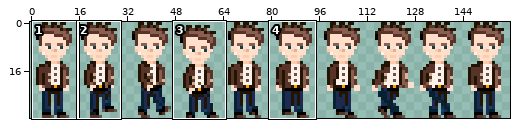
One commit to this pixel-art file: assets/sprites/Walk-Right.aseprite. Above, an overview of the earlier version with the close-up marked.
Close-up. As it was:
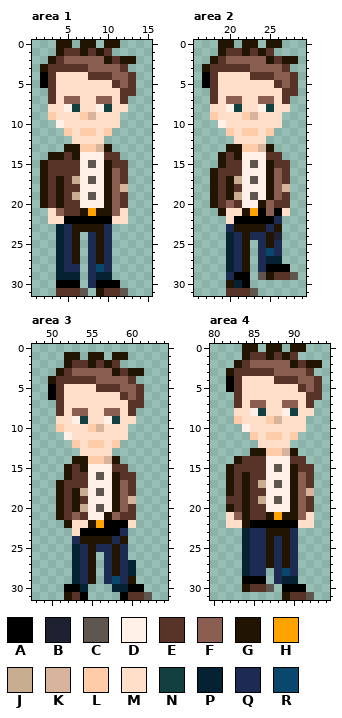
160x32 pixels, 1 frame. Shown: area 1: x 1..15, y 0..31; area 2: x 16..29, y 0..31; area 3: x 48..64, y 0..31; area 4: x 80..94, y 0..31. The commit also changed other parts of the picture, which this record leaves out.
Palette (. is transparent): A #000000  B #1e2132  C #5f574f  D #fff1e8  E #583327  F #8a5f51  G #211402  H #ffa300  J #c9ad90  K #d9b49c  L #ffccaa  M #ffdfca  N #123f3f  P #052132  Q #1d2b53  R #09476d
Pixels before, area 1, first column x 2:
 0 ..GG.GG.GG..
 1 ..GEEGEGE...
 2 .GEFFFFFGEGG
 3 GEEEEEFFFFE.
 4 AEMMMMEEEFFE
 5 AEMMMMMMMEFE
 6 .EMMMMMMMMEE
 7 .EMFFMMFFME.
 8 .MMDNMMDNMM.
 9 .LMMMLKMMM..
10 ..DMMMMMMM..
11 ...LMLLML...
12 ....MMMM....
13 ...GGLLKG...
14 .GGEGDDDEE..
15 GEEEEDCDGEE.
16 GEEEEDDDGFE.
17 GEGEJDCDGFE.
18 GEGEEDDDGFK.
19 GEGEJDCDGFE.
20 GEGEEDDDGFE.
21 .MFEEGHGGFM.
22 .MMAAAAAAMM.
23 ..PQGGGGQ...
24 ..PQG.QGQ...
25 ..PQG.QGQ...
26 ..PQG.QGQ...
27 ..PQG.QGQ...
28 ..PQQ.QRQ...
29 ..PPP.QPP...
30 ..AAA.QAAA..
31 ..EEEC.GEEC.
Pixels before, area 2, first column x 17:
 0 ..GG.GG.GG..
 1 ..GEEGEGE...
 2 .GEFFFFFGEGG
 3 GEEEEEFFFFE.
 4 AEMMMMEEEFFE
 5 AEMMMMMMMEFE
 6 .EMMMMMMMMEE
 7 .EMFFMMFFME.
 8 .MMDNMMDNMM.
 9 .LMMMLKMMM..
10 ..DMMMMMMM..
11 ...LMLLML...
12 ....MMMM....
13 ...GGLLKG...
14 ..GEGDDDEE..
15 ..GEEDCDGEE.
16 .GEEEDDDGFE.
17 .GEGJDCDGFE.
18 .GEGEDDDGFK.
19 .GEGJDCDGFE.
20 .GEFEDDGFEE.
21 ..GMMGHAFAM.
22 ...MAAAAAQ..
23 ...QGGGGQG..
24 ...PQGQQGB..
25 ...PQG.QGQ..
26 ...PQG.QRQ..
27 ...PQG.QPP..
28 ...PQG.QAAA.
29 ...QAA.CGEEC
30 ...GPA......
31 ...EEEC.....
Pixels before, area 3, first column x 50:
 1 ..GG.GG.GG...
 2 ..GEEGEGE....
 3 .GEFFFFFGEGG.
 4 GEEEEEFFFFE..
 5 AEMMMMEEEFFE.
 6 AEMMMMMMMEFE.
 7 .EMMMMMMMMEE.
 8 .EMFFMMFFME..
 9 .MMDNMMDNMM..
10 .LMMMLKMMM...
11 ..DMMMMMMM...
12 ...LMLLML....
13 ....MMMM.....
14 ...GGLLKG....
15 ..GEGDDDEE...
16 ..GEEDCDGEE..
17 .GEEEDDDGFE..
18 .GEGJDCDGFE..
19 .GEGEDDDGFK..
20 .GEGJDCDGFE..
21 .GEFEDDGFEE..
22 ..GMMGHAAAM..
23 ...MAAAAAQ...
24 ...QGGGGQG...
25 ...PQGQQGQ...
26 ...PQG.QGQ...
27 ...PQG.QGQP..
28 ...PQG.QGQP..
29 ...PQG.QRQG..
30 ..AAP...PPAA.
31 ..GEA....AEEC
Pixels before, area 4, first column x 82:
 0 ..GG.GG.GG..
 1 ..GEEGEGE...
 2 .GEFFFFFGEGG
 3 GEEEEEFFFFE.
 4 AEMMMMEEEFFE
 5 AEMMMMMMMEFE
 6 .EMMMMMMMMEE
 7 .EMFFMMFFME.
 8 .MMDNMMDNMM.
 9 .LMMMLKMMM..
10 ..DMMMMMMM..
11 ...LMLLML...
12 ....MMMM....
13 ...GGLLKG...
14 .GEEEDDDEE..
15 GEEEEDCDGEE.
16 GEGEEDDDGFE.
17 GEGEJDCDGFE.
18 GEGEEDDDGFK.
19 EEGEJDCDGFE.
20 GEGEEDDDGFE.
21 MFGEEGHGGFM.
22 MMGAAAAAAMM.
23 ..PQQGGGQ...
24 ..PQQGQGQ...
25 ..PQQGQGQ...
26 ..PQQGQGQ...
27 ..PQQGQGQ...
28 ..PQQ.QRQ...
29 ..AAA.QPP...
30 ..GEEC.AAA..
31 .......GEEC.
New version:
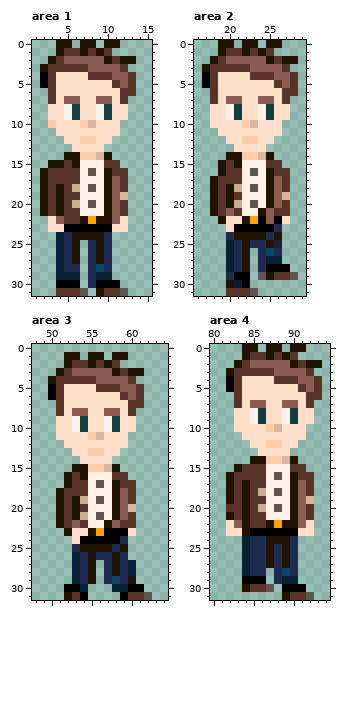
The edit:
Changed rows in their new state; - is an unchanged pixel.
Area 1:
first column x 2:
 9 -M-DNMMDN-M
10 -LM--LK----
11 --MM-MM-MM-
12 ---M-LL-M--
13 ---.MMMM.--
14 -..G-LLKG.-
15 .GG-G-D-E-.
16 ------C--E-
17 --E-E-D----
18 ----J-C---E
19 ----E-D---K
20 ----J-C----
21 GEG--DDD--E
22 --FEEGHGGF-
23 -MMAAAAAAMM
24 -----GG----
Area 2:
first column x 18:
 9 M-DNMMDN-M
10 MM--LK----
11 -MM-MM-MM-
12 --M-LL-M--
13 --.MMMM.--
14 -.G-LLKG.-
15 ---G-D-E-.
16 .G---C--E-
17 --EE-D----
18 ---J-C---E
19 ---E-D---K
20 --GJ-CDGF-
21 GEFEDDG-EE
22 -G-MGH-FAM
23 --MAAAAAQ-
24 --QG-GGQG-
25 -----Q--B-
Area 3:
first column x 51:
10 M-DNMMDN-M
11 MM--LK----
12 -MM-MM-MM-
13 --M-LL-M--
14 --.MMMM.--
15 -.G-LLKG.-
16 ---G-D-E-.
17 .G---C--E-
18 --EE-D----
19 ---J-C---E
20 ---E-D---K
21 --GJ-CDGF-
22 GEFEDDGFEE
23 -G-MGH--AM
24 --MAAAAAQ-
25 --QG-GGQG-
26 -----Q----
Area 4:
first column x 82:
 9 -M-DNMMDN-M
10 -MM--LK----
11 --MM-MM-MM-
12 ---M-LL-M--
13 ---.MMMM.--
14 -..GGLLKG.-
15 .G----D-E-.
16 --E---C--E-
17 ----E-D----
18 ----J-C---E
19 G---E-D---K
20 E---J-C----
21 GE---DDD--E
22 -F-EEGHGGF-
23 MMGAAAAAAMM
24 ------G----
Pixel boxes of the changes (left, top, right, bottom) in both close-ups:
changed: (40, 112, 128, 240)
changed: (210, 112, 290, 248)
changed: (56, 424, 136, 560)
changed: (226, 416, 314, 544)
